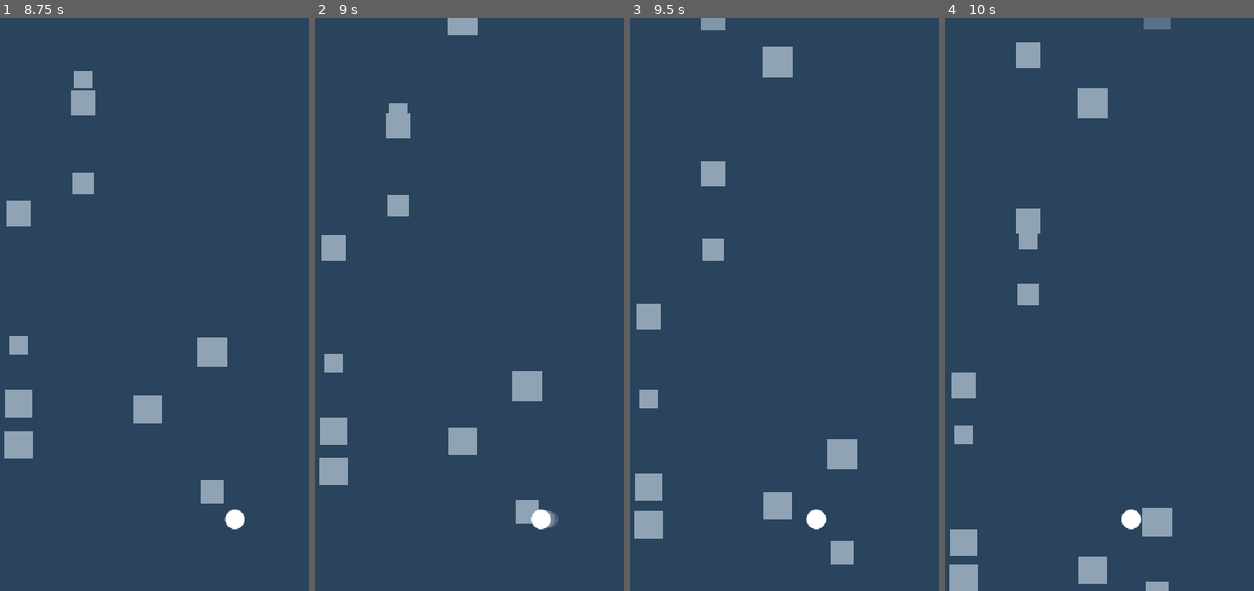
Above: before the commit, frames 1-4 (left to right).
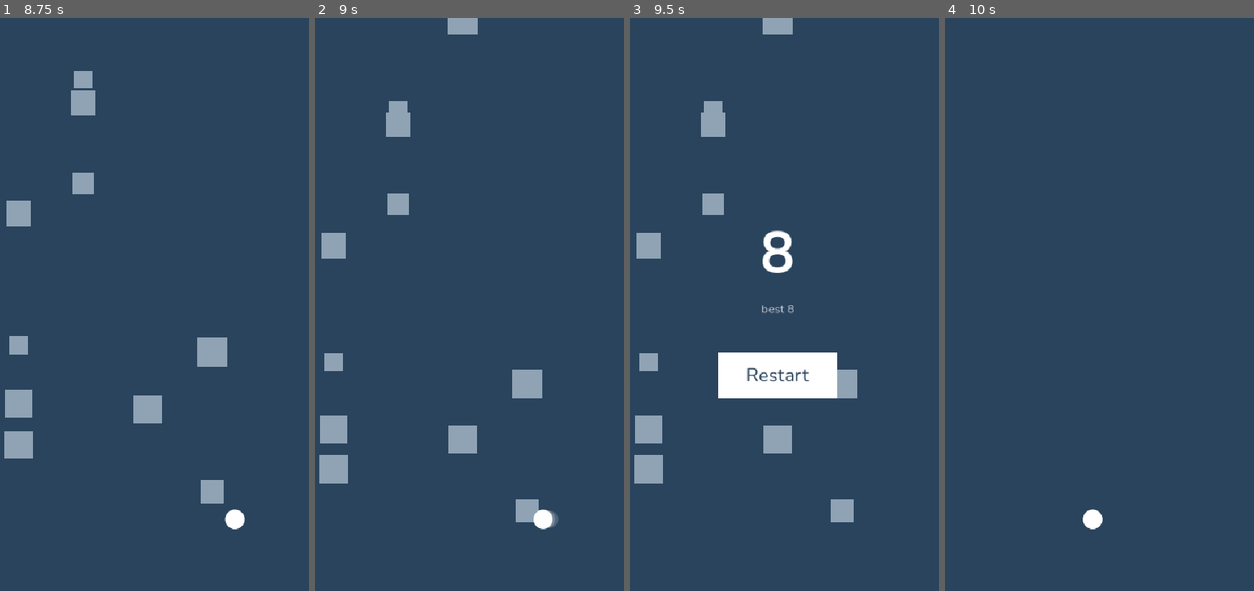
Above: after the commit, the same moments.

Repository: Coleryn/Slipstream
Game: Godot game, scene res://scenes/Main.tscn
Two runs of this game, one before a commit and one after it. Both use one fixed random seed, a clock stepped at 60 frames per second and the inputs below.
Inputs (mouse positions are in pixels of both pictures, inside the frame that each line leads up to):
- Up to frame 1 (8.75 s): tap Enter at 0.5 s; move the mouse to (219, 275) at 0.52 s; click (219, 275) at 0.67 s; drag from (83, 333) to (213, 81) at 1.27 s; move the mouse to (179, 178) at 2.02 s; click (179, 178) at 2.17 s; drag from (132, 419) to (213, 178) at 2.77 s; move the mouse to (244, 390) at 3.52 s; click (244, 390) at 3.67 s; drag from (49, 218) to (278, 373) at 4.27 s; move the mouse to (163, 304) at 5.02 s; click (163, 304) at 5.17 s; drag from (98, 161) to (213, 247) at 5.77 s; move the mouse to (219, 275) at 6.52 s; click (219, 275) at 6.67 s; drag from (83, 333) to (18, 235) at 7.27 s; move the mouse to (179, 178) at 8.02 s; click (179, 178) at 8.17 s
- Up to frame 2 (9 s): drag from (447, 419) to (398, 81) at 8.77 s
- Up to frame 3 (9.5 s): no input
- Up to frame 4 (10 s): click (1093, 373) at 9.5 s, where only the run after the commit has a clickable "Restart"

Frame 1 is identical in both runs. In frame 2, 0.5% of the frame differs, in the area x 1-77%, y 2-90%; in frame 3, 11%, in the area x 1-74%, y 0-96%; in frame 4, 4.6%.

Commit message:
M4: death detection, game feel burst and shake, game over UI with restart

Diff:
--- /dev/null
+++ b/assets/ui/theme.tres
@@ -0,0 +1,33 @@
+[gd_resource type="Theme" load_steps=5 format=3]
+
+[ext_resource type="FontFile" path="res://assets/fonts/Nunito-Regular.ttf" id="1_font"]
+
+[sub_resource type="StyleBoxFlat" id="StyleBoxFlat_button"]
+content_margin_left = 32.0
+content_margin_top = 16.0
+content_margin_right = 32.0
+content_margin_bottom = 16.0
+bg_color = Color(1, 1, 1, 1)
+
+[sub_resource type="StyleBoxFlat" id="StyleBoxFlat_button_pressed"]
+content_margin_left = 32.0
+content_margin_top = 16.0
+content_margin_right = 32.0
+content_margin_bottom = 16.0
+bg_color = Color(1, 1, 1, 0.85)
+
+[sub_resource type="StyleBoxEmpty" id="StyleBoxEmpty_focus"]
+
+[resource]
+default_font = ExtResource("1_font")
+default_font_size = 20
+Button/colors/font_color = Color(0.164706, 0.266667, 0.364706, 1)
+Button/colors/font_focus_color = Color(0.164706, 0.266667, 0.364706, 1)
+Button/colors/font_hover_color = Color(0.164706, 0.266667, 0.364706, 1)
+Button/colors/font_pressed_color = Color(0.164706, 0.266667, 0.364706, 1)
+Button/font_sizes/font_size = 32
+Button/styles/focus = SubResource("StyleBoxEmpty_focus")
+Button/styles/hover = SubResource("StyleBoxFlat_button")
+Button/styles/normal = SubResource("StyleBoxFlat_button")
+Button/styles/pressed = SubResource("StyleBoxFlat_button_pressed")
+Label/colors/font_color = Color(1, 1, 1, 1)
--- /dev/null
+++ b/scenes/GameOver.tscn
@@ -0,0 +1,49 @@
+[gd_scene load_steps=4 format=3]
+
+[ext_resource type="Script" path="res://scripts/GameOver.gd" id="1_script"]
+[ext_resource type="Theme" path="res://assets/ui/theme.tres" id="2_theme"]
+[ext_resource type="FontFile" path="res://assets/fonts/Nunito-Bold.ttf" id="3_bold"]
+
+[node name="GameOver" type="CanvasLayer"]
+script = ExtResource("1_script")
+
+[node name="Root" type="Control" parent="."]
+anchors_preset = 15
+anchor_right = 1.0
+anchor_bottom = 1.0
+grow_horizontal = 2
+grow_vertical = 2
+mouse_filter = 2
+theme = ExtResource("2_theme")
+
+[node name="ScoreLabel" type="Label" parent="Root"]
+anchor_right = 1.0
+offset_top = 328.0
+offset_bottom = 456.0
+grow_horizontal = 2
+theme_override_fonts/font = ExtResource("3_bold")
+theme_override_font_sizes/font_size = 96
+text = "0"
+horizontal_alignment = 1
+vertical_alignment = 1
+
+[node name="BestLabel" type="Label" parent="Root"]
+anchor_right = 1.0
+offset_top = 472.0
+offset_bottom = 504.0
+grow_horizontal = 2
+theme_override_colors/font_color = Color(1, 1, 1, 0.7)
+text = "best 0"
+horizontal_alignment = 1
+vertical_alignment = 1
+
+[node name="RestartButton" type="Button" parent="Root"]
+anchor_left = 0.5
+anchor_right = 0.5
+offset_left = -100.0
+offset_top = 560.0
+offset_right = 100.0
+offset_bottom = 624.0
+grow_horizontal = 2
+custom_minimum_size = Vector2(200, 64)
+text = "Restart"
--- a/scenes/Main.tscn
+++ b/scenes/Main.tscn
@@ -1,12 +1,27 @@
-[gd_scene load_steps=4 format=3]
+[gd_scene load_steps=8 format=3]
 
 [ext_resource type="Script" path="res://scripts/Main.gd" id="1_main"]
 [ext_resource type="PackedScene" path="res://scenes/Spawner.tscn" id="2_spawner"]
 [ext_resource type="PackedScene" path="res://scenes/Player.tscn" id="3_player"]
+[ext_resource type="Script" path="res://scripts/Burst.gd" id="4_burst"]
+[ext_resource type="PackedScene" path="res://scenes/GameOver.tscn" id="5_game_over"]
+[ext_resource type="Script" path="res://scripts/FeedbackConfig.gd" id="6_feedback"]
+
+[sub_resource type="Resource" id="Resource_feedback"]
+script = ExtResource("6_feedback")
 
 [node name="Main" type="Node2D"]
 script = ExtResource("1_main")
+feedback = SubResource("Resource_feedback")
+
+[node name="Camera" type="Camera2D" parent="."]
+position = Vector2(270, 480)
 
 [node name="Spawner" parent="." instance=ExtResource("2_spawner")]
 
 [node name="Player" parent="." instance=ExtResource("3_player")]
+
+[node name="Burst" type="Node2D" parent="."]
+script = ExtResource("4_burst")
+
+[node name="GameOver" parent="." instance=ExtResource("5_game_over")]
--- /dev/null
+++ b/scripts/Burst.gd
@@ -0,0 +1,68 @@
+class_name Burst
+extends Node2D
+
+## Small square particles. One instance, reused by every burst.
+
+var _positions: Array[Vector2] = []
+var _velocities: Array[Vector2] = []
+var _sizes: Array[float] = []
+var _colors: Array[Color] = []
+var _ages: Array[float] = []
+var _lives: Array[float] = []
+
+
+func emit_burst(origin: Vector2, color: Color, count: int, speed: float, size: float, lifetime: float) -> void:
+	for i in maxi(count, 0):
+		var direction: Vector2 = Vector2.RIGHT.rotated(randf() * TAU)
+		_positions.append(origin - global_position)
+		_velocities.append(direction * speed * randf_range(0.35, 1.0))
+		_sizes.append(size * randf_range(0.6, 1.2))
+		_colors.append(color)
+		_ages.append(0.0)
+		_lives.append(maxf(lifetime, 0.01))
+	set_process(true)
+	queue_redraw()
+
+
+func clear() -> void:
+	_positions.clear()
+	_velocities.clear()
+	_sizes.clear()
+	_colors.clear()
+	_ages.clear()
+	_lives.clear()
+	set_process(false)
+	queue_redraw()
+
+
+func _process(delta: float) -> void:
+	if _ages.is_empty():
+		set_process(false)
+		queue_redraw()
+		return
+	var i: int = _ages.size() - 1
+	while i >= 0:
+		_ages[i] += delta
+		if _ages[i] >= _lives[i]:
+			_remove_at(i)
+		else:
+			_velocities[i] = _velocities[i].lerp(Vector2.ZERO, minf(delta * 5.0, 1.0))
+			_positions[i] += _velocities[i] * delta
+		i -= 1
+	queue_redraw()
+
+
+func _draw() -> void:
+	for i in _positions.size():
+		var t: float = clampf(_ages[i] / _lives[i], 0.0, 1.0)
+		var side: float = _sizes[i] * (1.0 - 0.5 * t)
+		draw_rect(Rect2(_positions[i] - Vector2(side, side) * 0.5, Vector2(side, side)), Color(_colors[i], 1.0 - t))
+
+
+func _remove_at(index: int) -> void:
+	_positions.remove_at(index)
+	_velocities.remove_at(index)
+	_sizes.remove_at(index)
+	_colors.remove_at(index)
+	_ages.remove_at(index)
+	_lives.remove_at(index)
--- /dev/null
+++ b/scripts/FeedbackConfig.gd
@@ -0,0 +1,21 @@
+class_name FeedbackConfig
+extends Resource
+
+## Every timing and strength used for game feel, in one tunable place.
+
+@export_group("Screen shake")
+@export var shake_enabled: bool = true
+@export_range(0.05, 1.0, 0.01) var shake_duration: float = 0.28
+@export_range(0.0, 24.0, 0.5) var shake_strength: float = 7.0
+
+@export_group("Player death")
+@export_range(0.0, 0.5, 0.01) var freeze_frame: float = 0.1
+@export_range(0.02, 0.6, 0.01) var player_shrink_time: float = 0.14
+@export_range(0, 64, 1) var death_particles: int = 14
+@export_range(0.0, 400.0, 10.0) var particle_speed: float = 170.0
+@export_range(2.0, 24.0, 1.0) var particle_size: float = 8.0
+@export_range(0.05, 1.0, 0.01) var particle_lifetime: float = 0.38
+
+@export_group("Game over UI")
+@export_range(0.0, 0.5, 0.01) var ui_delay: float = 0.12
+@export_range(0.05, 1.0, 0.01) var ui_fade_time: float = 0.2
--- /dev/null
+++ b/scripts/GameOver.gd
@@ -0,0 +1,59 @@
+class_name GameOver
+extends CanvasLayer
+
+## Nearly empty game over screen: score, best, one Restart button.
+
+signal restart_pressed
+
+@onready var _root: Control = $Root
+@onready var _score_label: Label = $Root/ScoreLabel
+@onready var _best_label: Label = $Root/BestLabel
+@onready var _restart_button: Button = $Root/RestartButton
+
+var _tween: Tween
+var _pop_tween: Tween
+
+
+func _ready() -> void:
+	_sync_pivot()
+	_restart_button.resized.connect(_sync_pivot)
+	_restart_button.pressed.connect(_on_restart_pressed)
+	_restart_button.button_down.connect(_pop.bind(0.96))
+	_restart_button.button_up.connect(_pop.bind(1.0))
+	hide_result()
+
+
+func show_result(score: int, best: int, fade_time: float) -> void:
+	_score_label.text = str(score)
+	_best_label.text = "best %d" % best
+	_root.modulate = Color(1, 1, 1, 0)
+	visible = true
+	if _tween != null and _tween.is_valid():
+		_tween.kill()
+	_tween = create_tween()
+	_tween.tween_property(_root, "modulate", Color(1, 1, 1, 1), fade_time)
+
+
+func hide_result() -> void:
+	if _tween != null and _tween.is_valid():
+		_tween.kill()
+	_root.modulate = Color(1, 1, 1, 1)
+	_restart_button.scale = Vector2.ONE
+	visible = false
+
+
+func _on_restart_pressed() -> void:
+	restart_pressed.emit()
+
+
+func _pop(target_scale: float) -> void:
+	if not visible:
+		return
+	if _pop_tween != null and _pop_tween.is_valid():
+		_pop_tween.kill()
+	_pop_tween = create_tween()
+	_pop_tween.tween_property(_restart_button, "scale", Vector2.ONE * target_scale, 0.07)
+
+
+func _sync_pivot() -> void:
+	_restart_button.pivot_offset = _restart_button.size * 0.5
--- a/scripts/GameState.gd
+++ b/scripts/GameState.gd
@@ -6,3 +6,13 @@
 var combo: int = 1
 var speed: float = 0.0
 var high_score: int = 0
+
+
+func commit_high_score() -> void:
+	high_score = maxi(high_score, score)
+
+
+func reset() -> void:
+	score = 0
+	combo = 1
+	speed = 0.0
--- a/scripts/Main.gd
+++ b/scripts/Main.gd
@@ -1,6 +1,91 @@
 extends Node2D
 
-## Root of the game. For now it only paints the empty play field.
+## Root of the game. Owns the run: score ticking, death sequence, restart.
+
+@export var feedback: FeedbackConfig
+
+@onready var _camera: Camera2D = $Camera
+@onready var _spawner: Spawner = $Spawner
+@onready var _player: Player = $Player
+@onready var _burst: Burst = $Burst
+@onready var _game_over: GameOver = $GameOver
+
+var _dead: bool = false
+var _score_accumulator: float = 0.0
+var _shake_left: float = 0.0
+var _death_token: int = 0
+
+
+func _ready() -> void:
+	if feedback == null:
+		feedback = FeedbackConfig.new()
+	GameState.reset()
+	_player.died.connect(_on_player_died)
+	_game_over.restart_pressed.connect(_restart)
+
+
+func _process(delta: float) -> void:
+	if not _dead:
+		_tick_score(delta)
+	_update_shake(delta)
+
 
 func _draw() -> void:
 	draw_rect(Rect2(Vector2.ZERO, get_viewport_rect().size), Palette.BACKGROUND)
+
+
+func _on_player_died() -> void:
+	if _dead:
+		return
+	_dead = true
+	_death_token += 1
+	_spawner.freeze_all()
+	_player.play_death(feedback.player_shrink_time)
+	_burst.emit_burst(_player.position, Palette.PLAYER, feedback.death_particles, feedback.particle_speed, feedback.particle_size, feedback.particle_lifetime)
+	GameState.commit_high_score()
+	_run_death_sequence(_death_token)
+
+
+func _run_death_sequence(token: int) -> void:
+	Engine.time_scale = 0.0
+	await get_tree().create_timer(feedback.freeze_frame, true, false, true).timeout
+	if token != _death_token:
+		return
+	Engine.time_scale = 1.0
+	_shake_left = feedback.shake_duration
+	await get_tree().create_timer(feedback.ui_delay, true, false, true).timeout
+	if token != _death_token:
+		return
+	_game_over.show_result(GameState.score, GameState.high_score, feedback.ui_fade_time)
+
+
+func _restart() -> void:
+	_death_token += 1
+	Engine.time_scale = 1.0
+	_dead = false
+	_score_accumulator = 0.0
+	_shake_left = 0.0
+	_camera.offset = Vector2.ZERO
+	_game_over.hide_result()
+	_burst.clear()
+	GameState.reset()
+	_spawner.reset()
+	_player.reset()
+
+
+func _tick_score(delta: float) -> void:
+	_score_accumulator += delta
+	while _score_accumulator >= 1.0:
+		_score_accumulator -= 1.0
+		GameState.score += 1
+
+
+func _update_shake(delta: float) -> void:
+	if _shake_left <= 0.0:
+		return
+	_shake_left = maxf(_shake_left - delta, 0.0)
+	if not feedback.shake_enabled or is_zero_approx(_shake_left):
+		_camera.offset = Vector2.ZERO
+		return
+	var falloff: float = _shake_left / maxf(feedback.shake_duration, 0.001)
+	_camera.offset = Vector2(randf_range(-1.0, 1.0), randf_range(-1.0, 1.0)) * feedback.shake_strength * falloff
--- a/scripts/Player.gd
+++ b/scripts/Player.gd
@@ -2,6 +2,8 @@
 extends Area2D
 
 ## The white circle. Fixed Y near the bottom, dragged left/right on X only.
+
+signal died
 
 @export_group("Shape")
 @export var radius: float = 16.0:
@@ -27,19 +29,21 @@
 var _target_x: float = 0.0
 var _dragging: bool = false
 var _touch_index: int = -1
+var _dead: bool = false
+var _death_tween: Tween
 var _trail_points: Array[Vector2] = []
 var _trail_ages: Array[float] = []
 var _trail_timer: float = 0.0
 
 
 func _ready() -> void:
-	var field: Vector2 = get_viewport_rect().size
-	position = Vector2(field.x * 0.5, field.y - bottom_margin)
-	_target_x = position.x
-	_sync_hitbox()
+	area_entered.connect(_on_area_entered)
+	reset()
 
 
 func _process(delta: float) -> void:
+	if _dead:
+		return
 	if _dragging and not Input.is_mouse_button_pressed(MOUSE_BUTTON_LEFT):
 		_dragging = false
 	position.x = lerpf(position.x, _target_x, 1.0 - exp(-smoothing * delta))
@@ -57,6 +61,9 @@
 
 
 func _unhandled_input(event: InputEvent) -> void:
+	if _dead:
+		return
+
 	if event is InputEventScreenTouch:
 		var touch := event as InputEventScreenTouch
 		if touch.pressed and _touch_index == -1:
@@ -81,6 +88,46 @@
 	elif event is InputEventMouseMotion and _dragging:
 		var motion := event as InputEventMouseMotion
 		_drag(motion.relative.x)
+
+
+func play_death(duration: float) -> void:
+	if _death_tween != null and _death_tween.is_valid():
+		_death_tween.kill()
+	_death_tween = create_tween()
+	_death_tween.tween_property(self, "scale", Vector2.ZERO, maxf(duration, 0.01)).set_trans(Tween.TRANS_QUAD).set_ease(Tween.EASE_IN)
+	_death_tween.tween_callback(hide)
+
+
+func reset() -> void:
+	if _death_tween != null and _death_tween.is_valid():
+		_death_tween.kill()
+	_dead = false
+	_dragging = false
+	_touch_index = -1
+	scale = Vector2.ONE
+	show()
+	set_process(true)
+	set_process_unhandled_input(true)
+	_trail_points.clear()
+	_trail_ages.clear()
+	_trail_timer = 0.0
+	var field: Vector2 = get_viewport_rect().size
+	position = Vector2(field.x * 0.5, field.y - bottom_margin)
+	_target_x = position.x
+	_sync_hitbox()
+	queue_redraw()
+
+
+func _on_area_entered(area: Area2D) -> void:
+	if _dead:
+		return
+	var square := area as Square
+	if square == null or not square.visible:
+		return
+	_dead = true
+	_dragging = false
+	set_process_unhandled_input(false)
+	died.emit()
 
 
 func _drag(relative_x: float) -> void:
--- a/scripts/Spawner.gd
+++ b/scripts/Spawner.gd
@@ -1,3 +1,4 @@
+class_name Spawner
 extends Node2D
 
 ## Spawns squares from a pool, spread across vertical lanes.
@@ -34,6 +35,24 @@
 	_spawn()
 
 
+func freeze_all() -> void:
+	set_process(false)
+	for node in get_children():
+		var square := node as Square
+		if square != null and square.visible:
+			square.set_process(false)
+
+
+func reset() -> void:
+	for node in get_children():
+		var square := node as Square
+		if square != null and square.visible:
+			square.deactivate()
+			_pool.push_back(square)
+	_timer = _next_interval()
+	set_process(true)
+
+
 func _spawn() -> void:
 	var square: Square = _acquire()
 	if square == null:
--- a/scripts/Square.gd
+++ b/scripts/Square.gd
@@ -24,6 +24,7 @@
 	_color = in_color
 	_appear = 0.0
 	show()
+	set_deferred("monitorable", true)
 	set_process(true)
 	_sync_shape()
 	queue_redraw()
@@ -32,6 +33,7 @@
 func deactivate() -> void:
 	hide()
 	set_process(false)
+	set_deferred("monitorable", false)
 
 
 func _process(delta: float) -> void:
Binary file added: assets/fonts/Nunito-Bold.ttf
Not shown, added: assets/fonts/Nunito-Bold.ttf.import
Binary file added: assets/fonts/Nunito-Regular.ttf
Not shown, added: assets/fonts/Nunito-Regular.ttf.import
Not shown, added: scripts/Burst.gd.uid
Not shown, added: scripts/FeedbackConfig.gd.uid
Not shown, added: scripts/GameOver.gd.uid
